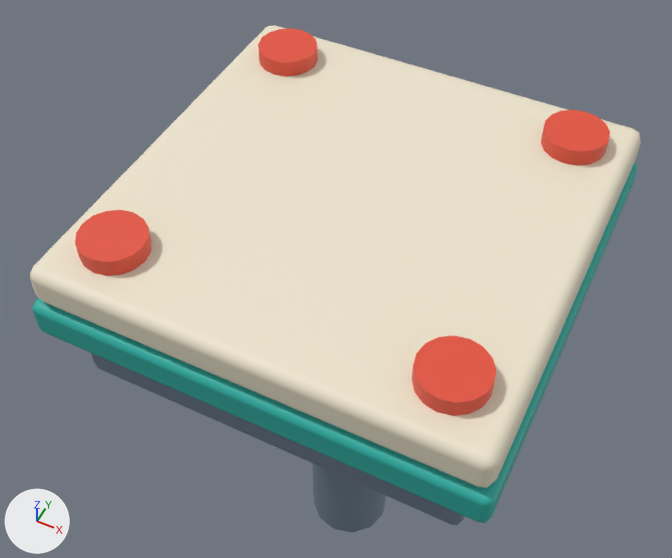
Renders of the glTF model orbit_runner_game/art/models/PLAT_Toy_S.glb from each side of a commit.
Before and after are seen from a 50 mm lens placed at (1.85, -4.01, 4.11), pointed at (-0.37, 0.44, -1.44). Lighting does not change. The marker at lower left points along +X, +Y and +Z. The older version comes first.

Objects in the first picture: 'Band', 'Base', 'Strut', 'Stud_-1_-1', 'Stud_-1_1', 'Stud_1_-1', 'Stud_1_1', 'Top'.
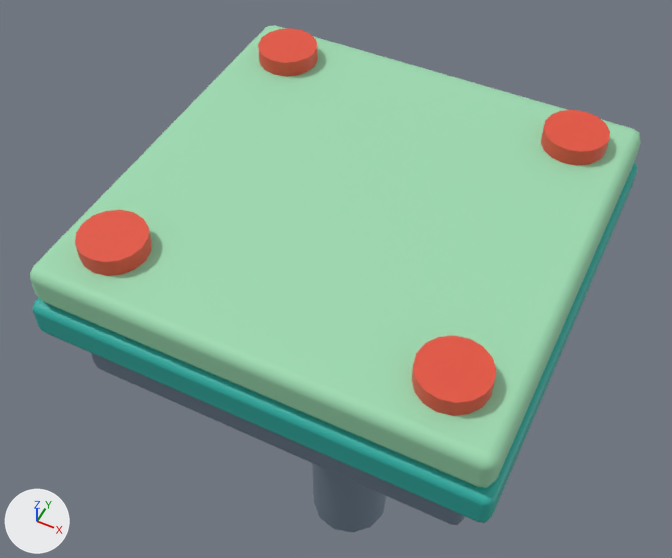
Pixel boxes [x1, y1, x2, y2] of what changed, in the pictures (672 x 558 px):
```json
{"object": "Top", "change": "recoloured", "before": [30, 25, 641, 488], "after": [30, 25, 641, 488], "on screen": "pale yellow to green"}
```

The change, as JSON lines over the scene's bpy script:
```json
{"op": "add", "block": "mat_m_toytop", "code": ["mat_m_toytop = principled_material('M_ToyTop')", "mat_m_toytop.base_color = (0.342, 0.716, 0.445)  # green #9edcb2", "mat_m_toytop.roughness = 0.65"]}
{"block": "me_top", "where": "me_top.from_pydata(...)  # 56 vertices, 108 faces; spans x -1.5..1.5, y -1.5..1.5, z -0.15..0.15"}
{"op": "remove", "block": "me_top", "code": "me_top.materials.append(mat_m_toycream)  # pale yellow #efe6cf"}
{"op": "add", "block": "me_top", "code": "me_top.materials.append(mat_m_toytop)  # green #9edcb2"}
```
